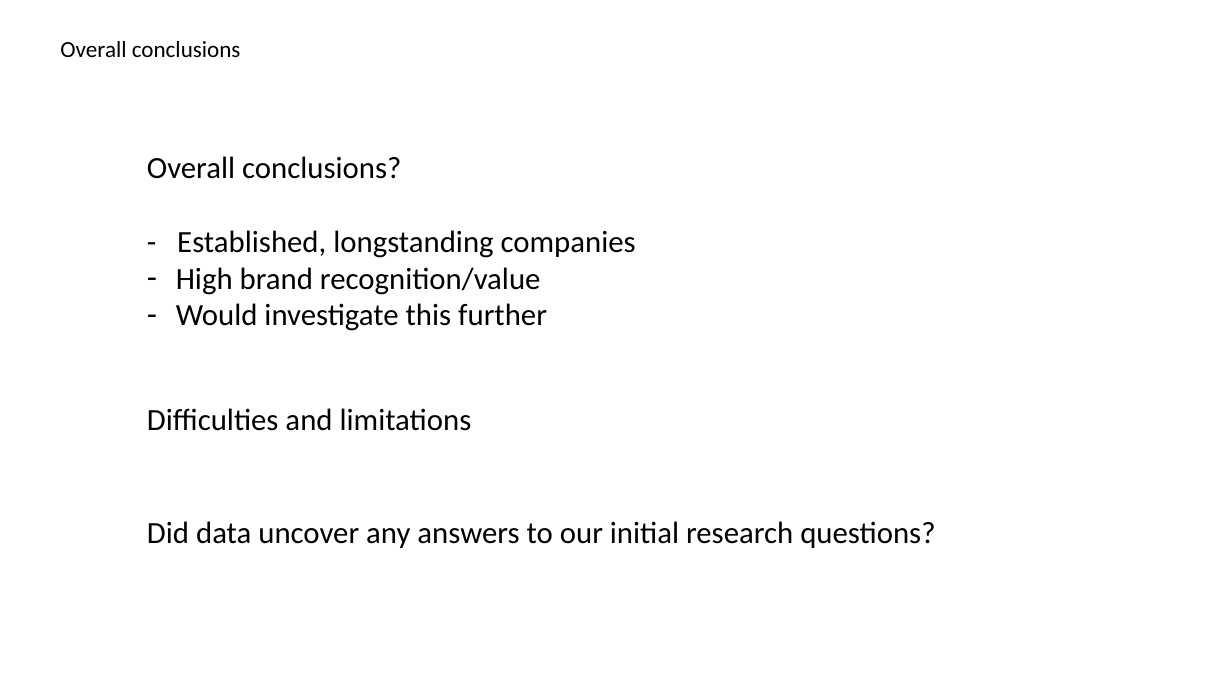
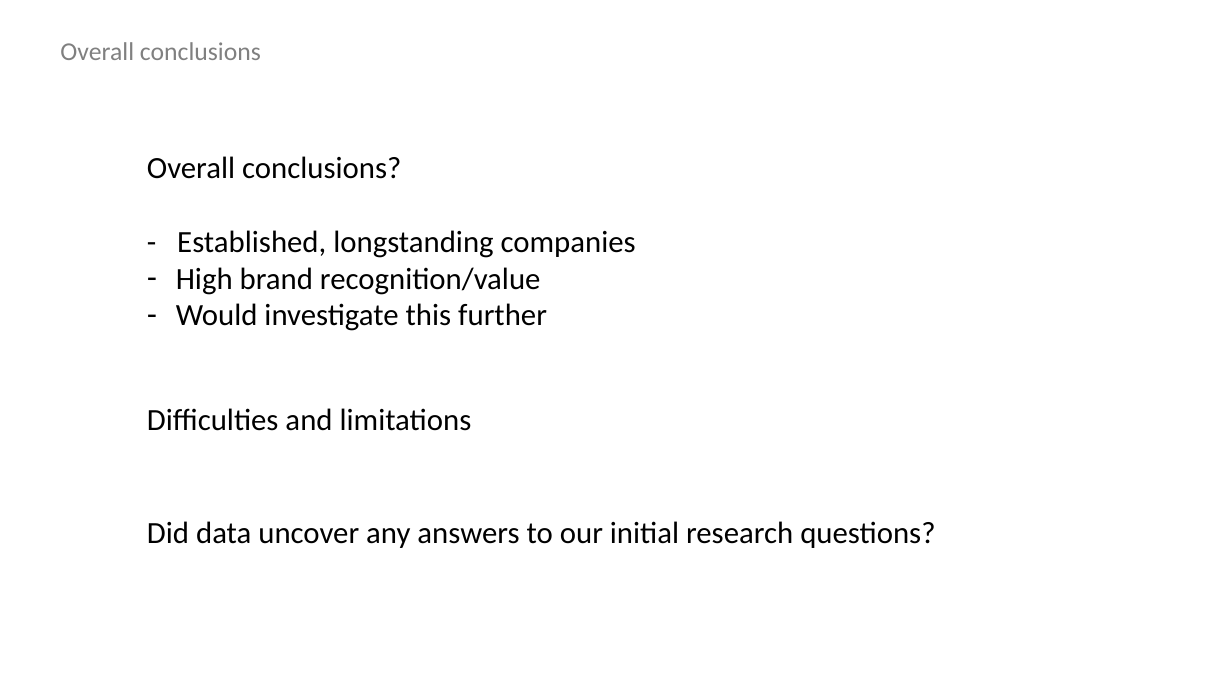
Before and after one commit to timonx11/Project-1-Demonstrasion-Group6, a slide deck: slide 7 of Presentation1.pptx (slide 6 before the commit). Drawn at 1232x693 pixels with LibreOffice and Linux fonts; fonts in the diff are those of the drawing. Boxes give left, top, right and bottom in pixels: in the first picture for what was removed or moved away, otherwise in the second. Text is boxed around its words. In the diff, an @@ line names an element or a change of style, - is before the commit and + after.

```diff
--- a/Presentation1.pptx
+++ b/Presentation1.pptx
@@ text "Overall conclusions" at (60,42,261,60): size 18 to 20 pt, text colour #000000 to #808080 @@
```
Also in this commit, not shown: 5 other slides changed, 1 slide added, 1 other file.
